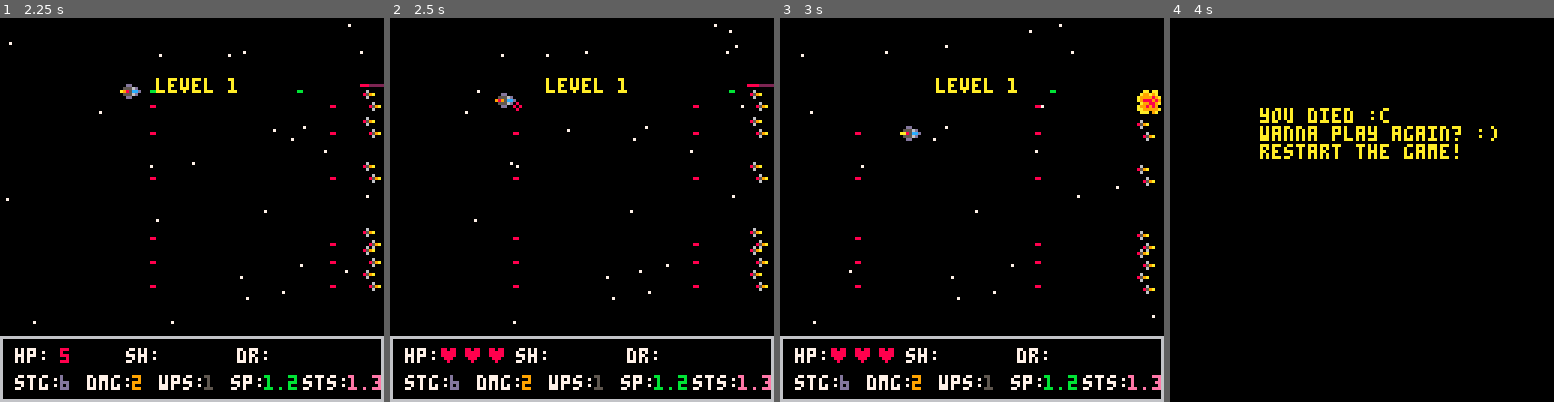
Above: before the commit, frames 1-4 (left to right).
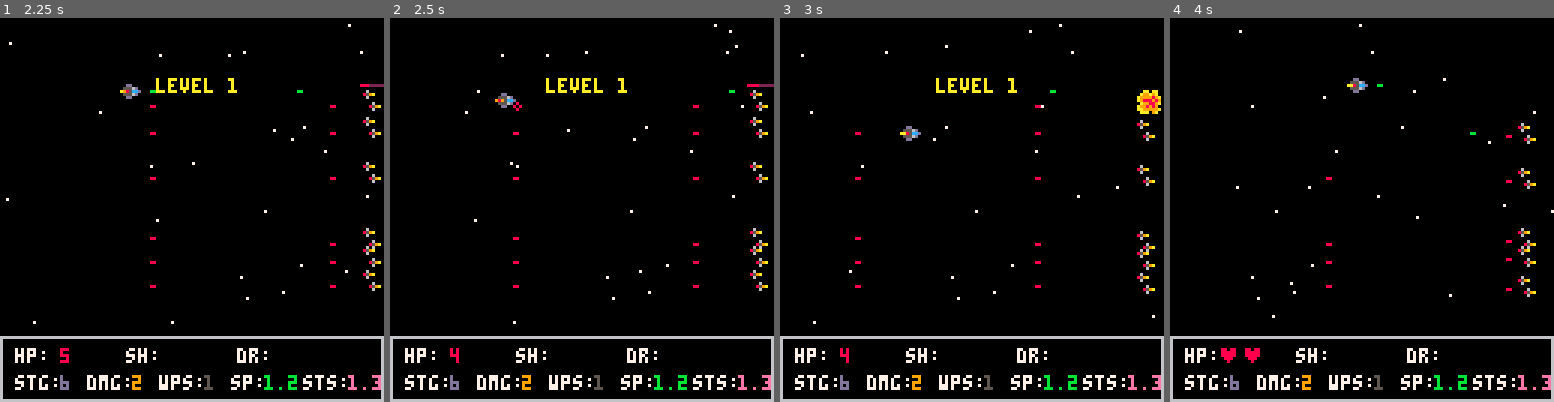
Above: after the commit, the same moments.

Repository: Scatenix/Void-Merchants
Game: PICO-8 cartridge void_merchants.p8
Two runs of this game, one before a commit and one after it. Both use one fixed random seed, a clock stepped at 60 frames per second and the inputs below.
Inputs:
- Up to frame 1 (2.25 s): tap O (Z key) at 0.33, 0.7, 1.43, 2.22 s; tap X (X key) at 1.07, 2.07 s; hold Left from 1.97 s (still down)
- Up to frame 2 (2.5 s): release Left at 2.37 s; tap X (X key) at 2.4 s; hold Down from 2.42 s (still down)
- Up to frame 3 (3 s): tap X (X key) at 2.73 s; release Down at 2.82 s; hold Right from 2.87 s (still down)
- Up to frame 4 (4 s): tap X (X key) at 3.07, 3.4, 3.73 s; tap O (Z key) at 3.1, 3.98 s; release Right at 3.53 s; hold Up from 3.58 s (still down)

Frame 1 is identical in both runs. In frame 2, 0.3% of the frame differs, in the area x 13-30%, y 85-90%; in frame 3, 0.3%; in frame 4, 6.9%, in the area x 0-100%, y 1-100%.

Commit message:
Improve balancing

Diff:
--- a/game/enemies.p8
+++ b/game/enemies.p8
@@ -55,18 +55,18 @@
 	-- sprite
 	enemy[5] = 199 + lvl
 	-- damage
-	enemy[6] = lvl + 1
+	enemy[6] = lvl
 	-- life
 	enemy[7] = calc_enemy_life(lvl)
 	-- shields
-	enemy[8] = flr(5.1 * lvl * 0.1 - 1) + 1
+	enemy[8] = flr(lvl/3)
 	if enemy[8] > 5 then
 		enemy[8] = 5
 	end
 	-- weapons
-	enemy[9] = flr(lvl / 5) + 1
+	enemy[9] = ceil(lvl / 4)
 	-- shot_speed
-	enemy[10] = 1 + 0.1 * lvl--flr(lvl / 5) * 0.7 + 1
+	enemy[10] = 1 + 0.1 * lvl
 	-- speed
 	enemy[11] = flr(lvl / 5) * 0.7 + 1
 	-- value
--- a/game/items.p8
+++ b/game/items.p8
@@ -20,14 +20,14 @@
 weapons_inc = {158, 50, "weapon upgrade"}
 
 -- trading items {sprite, price, name}
-credit = {171, 1, "credit"}
-scrap = {173, 10, "scrap"}
-copper = {174, 20, "copper"}
-gold = {184, 40, "gold"}
-parts_crate = {185, 50, "parts crate"}
-cobalt = {186, 65, "cobalt"}
-platinum = {187, 80, "platinum"}
-void_fragment = {188, 100, "void fragment"}
+credit = {171, 5, "credit"}
+scrap = {173, 5, "scrap"}
+copper = {174, 10, "copper"}
+gold = {184, 20, "gold"}
+parts_crate = {185, 25, "parts crate"}
+cobalt = {186, 35, "cobalt"}
+platinum = {187, 40, "platinum"}
+void_fragment = {188, 50, "void fragment"}
 super_credit = {172, 100, "super credit"}
 void_crystal = {189, 200, "void crystal"}
 
--- a/void_merchants.p8
+++ b/void_merchants.p8
@@ -1170,18 +1170,18 @@
 	-- sprite
 	enemy[5] = 199 + lvl
 	-- damage
-	enemy[6] = lvl + 1
+	enemy[6] = lvl
 	-- life
 	enemy[7] = calc_enemy_life(lvl)
 	-- shields
-	enemy[8] = flr(5.1 * lvl * 0.1 - 1) + 1
+	enemy[8] = flr(lvl/3)
 	if enemy[8] > 5 then
 		enemy[8] = 5
 	end
 	-- weapons
-	enemy[9] = flr(lvl / 5) + 1
+	enemy[9] = ceil(lvl / 4)
 	-- shot_speed
-	enemy[10] = 1 + 0.1 * lvl--flr(lvl / 5) * 0.7 + 1
+	enemy[10] = 1 + 0.1 * lvl
 	-- speed
 	enemy[11] = flr(lvl / 5) * 0.7 + 1
 	-- value
@@ -1436,14 +1436,14 @@
 weapons_inc = {158, 50, "weapon upgrade"}
 
 -- trading items {sprite, price, name}
-credit = {171, 1, "credit"}
-scrap = {173, 10, "scrap"}
-copper = {174, 20, "copper"}
-gold = {184, 40, "gold"}
-parts_crate = {185, 50, "parts crate"}
-cobalt = {186, 65, "cobalt"}
-platinum = {187, 80, "platinum"}
-void_fragment = {188, 100, "void fragment"}
+credit = {171, 5, "credit"}
+scrap = {173, 5, "scrap"}
+copper = {174, 10, "copper"}
+gold = {184, 20, "gold"}
+parts_crate = {185, 25, "parts crate"}
+cobalt = {186, 35, "cobalt"}
+platinum = {187, 40, "platinum"}
+void_fragment = {188, 50, "void fragment"}
 super_credit = {172, 100, "super credit"}
 void_crystal = {189, 200, "void crystal"}
 
